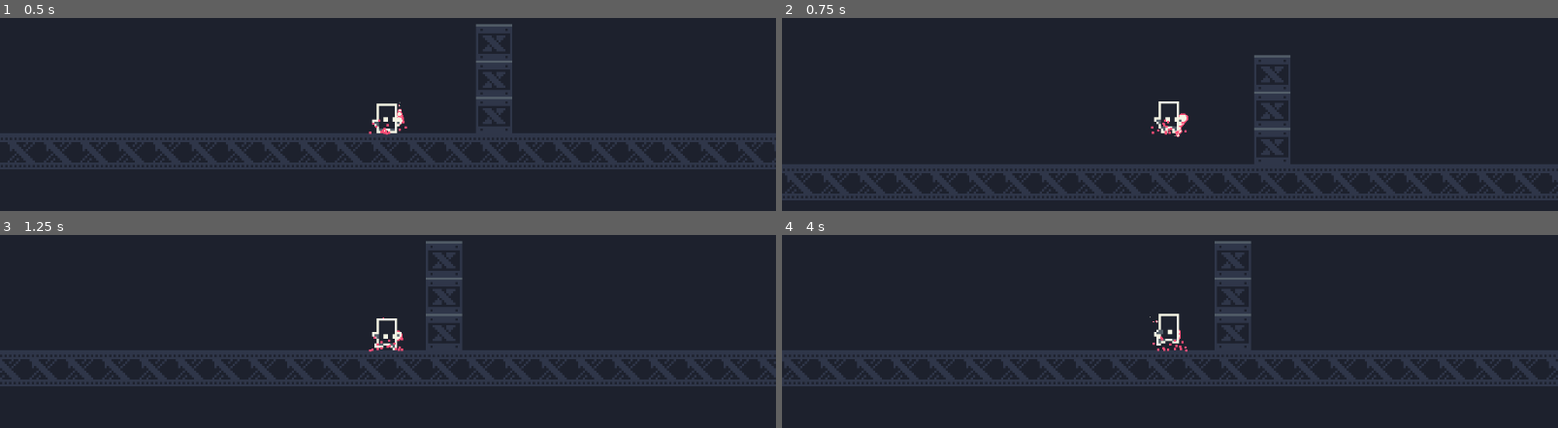
Above: before the commit, frames 1-4 (two rows, left to right).
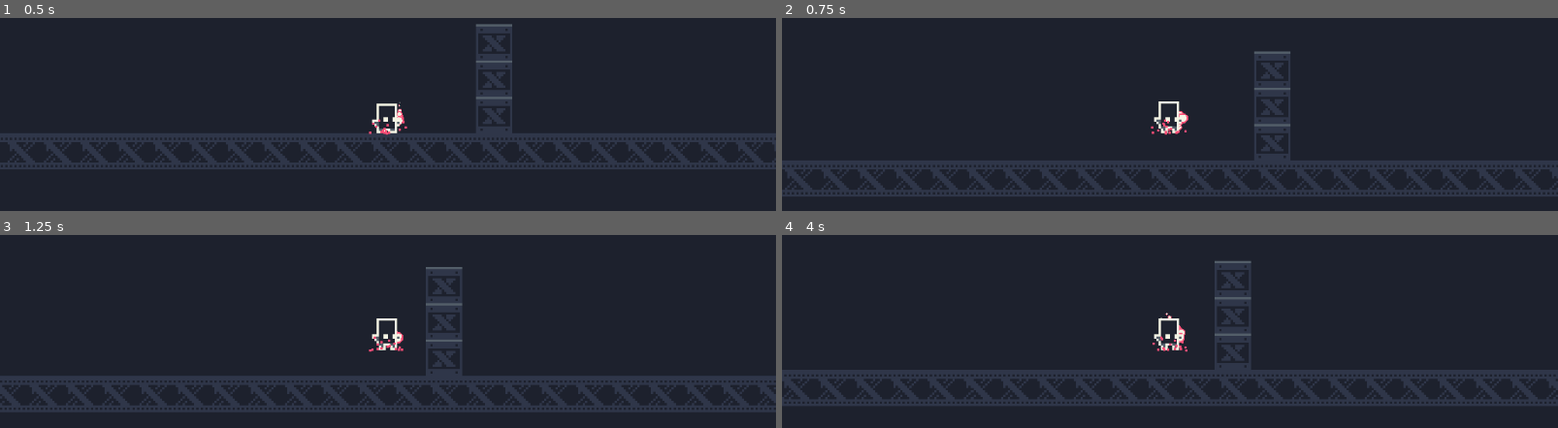
Above: after the commit, the same moments.

Repository: mhoogcarspel/charge_kid
Game: Godot game, scene res://levels/TestingChambers.tscn
Same seed, same stepped clock (60 frames per second), same inputs: the game is played once before the commit and once after it. The project has no main scene, so this scene is started directly.
Inputs:
- Up to frame 1 (0.5 s): no input
- Up to frame 2 (0.75 s): hold Right (ui_right) from 0.53 s (still down); tap Z (ui_jump) at 0.6 s
- Up to frame 3 (1.25 s): keep holding Right (ui_right); tap Z (ui_jump) at 0.77, 1.07 s
- Up to frame 4 (4 s): tap Z (ui_jump) at 1.35, 1.52, 1.82, 2.1, 2.85, 3.02, 3.32, 3.6, 3.77 s; release Right (ui_right) at 2.03 s; hold Left (ui_left) 2.03-2.78 s; hold Right (ui_right) from 2.78 s (still down)

Frame 1 is identical in both runs. In frame 2, 7.4% of the frame differs, in the area x 0-100%, y 17-95%; in frame 3, 14%; in frame 4, 15%, in the area x 0-100%, y 3-89%.

Commit message:
Tweaked jump, added coyote jump

Diff:
--- a/actors/Player/Player.gd
+++ b/actors/Player/Player.gd
@@ -8,11 +8,7 @@
 export(float) var max_fall_speed
 export(float) var horizontal_acceleration
 export(float) var horizontal_max_speed
-
-export(int) var number_of_jumps
 export(float) var jump_velocity
-export(float) var jump_control
-
 export(float) var shoot_offset
 
 var velocity := Vector2()
@@ -20,19 +16,18 @@
 onready var facing : float = 1
 
 onready var can_shoot: bool = true
-onready var can_jump: bool = true
+onready var can_boost: bool = true
 
 onready var is_shooting: bool = false
 onready var is_jumping: bool = false
 onready var is_moving: bool = false
 
-func _ready():
-	if god_mode:
-		number_of_jumps = 9999999
+
 
 func _physics_process(delta):
-	if number_of_jumps > 0:
-		can_jump = true
+
+	if is_on_floor():
+		$CoyoteTimer.start()
 
 	shoot()
 	if !is_shooting:
@@ -60,29 +55,30 @@
 	velocity.y += gravity_acceleration*delta
 
 func jump() -> void:
-	if can_jump && Input.is_action_just_pressed("ui_jump") && number_of_jumps > 0:
+	if !$CoyoteTimer.is_stopped() && Input.is_action_just_pressed("ui_jump") && !is_jumping:
 		print("JUMP MAH FRIEND")
 		velocity.y = -jump_velocity
-
-		if !god_mode:
-			can_jump = false
-
 		is_jumping = true
-		number_of_jumps -= 1
 
 	if Input.is_action_just_released("ui_jump") && velocity.y < 0:
-		velocity.y *= jump_control
+		velocity.y = 0
+
+	if velocity.y >= 0 and is_jumping:
+		is_jumping = false
+
+
 
 func get_directional_inputs() -> Vector2:
 	var directionals = Vector2(
-	Input.get_action_strength("ui_right") - Input.get_action_strength("ui_left")
-	, 0 )
-	#directionals.normalized()
+					Input.get_action_strength("ui_right") - Input.get_action_strength("ui_left"),
+					0 )
 	return directionals
 
 
 func is_airborne() -> bool:
 	return !self.is_on_floor()
+
+
 
 func shoot() -> void:
 	if Input.is_action_just_pressed("ui_shoot") && can_shoot:
@@ -96,6 +92,8 @@
 		if !god_mode:
 			can_shoot = false
 
+
+
 func hit(projectile: PhysicsBody2D) -> void:
 	self.can_shoot = true
 	projectile.queue_free()
--- a/actors/Player/Player.tscn
+++ b/actors/Player/Player.tscn
@@ -203,6 +203,12 @@
 ]]
 script = ExtResource( 1 )
 bullet = ExtResource( 2 )
+gravity_acceleration = 500.0
+max_fall_speed = 200.0
+horizontal_acceleration = 100.0
+horizontal_max_speed = 50.0
+jump_velocity = 200.0
+shoot_offset = 12.0
 
 [node name="PlayerSprite" type="Sprite" parent="."]
 texture = ExtResource( 3 )
@@ -304,3 +310,7 @@
 damping = 40.0
 scale_amount = 2.0
 color = Color( 1, 0.309804, 0.470588, 1 )
+
+[node name="CoyoteTimer" type="Timer" parent="."]
+wait_time = 0.1
+one_shot = true
--- a/levels/TestingChambers.tscn
+++ b/levels/TestingChambers.tscn
@@ -14,13 +14,5 @@
 
 [node name="Player" parent="." instance=ExtResource( 3 )]
 position = Vector2( 361.306, 295.972 )
-gravity_acceleration = 500.0
-max_fall_speed = 200.0
-horizontal_acceleration = 100.0
-horizontal_max_speed = 50.0
-number_of_jumps = 1
-jump_velocity = 200.0
-jump_control = 0.2
-shoot_offset = 12.0
 
 [node name="CanvasLayer" type="CanvasLayer" parent="."]
